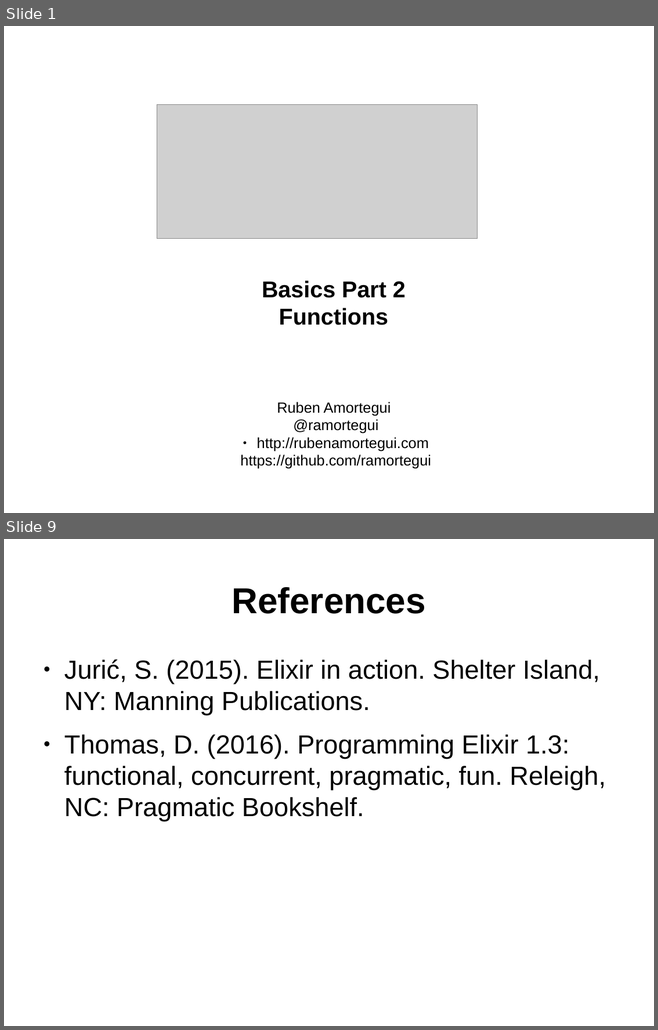
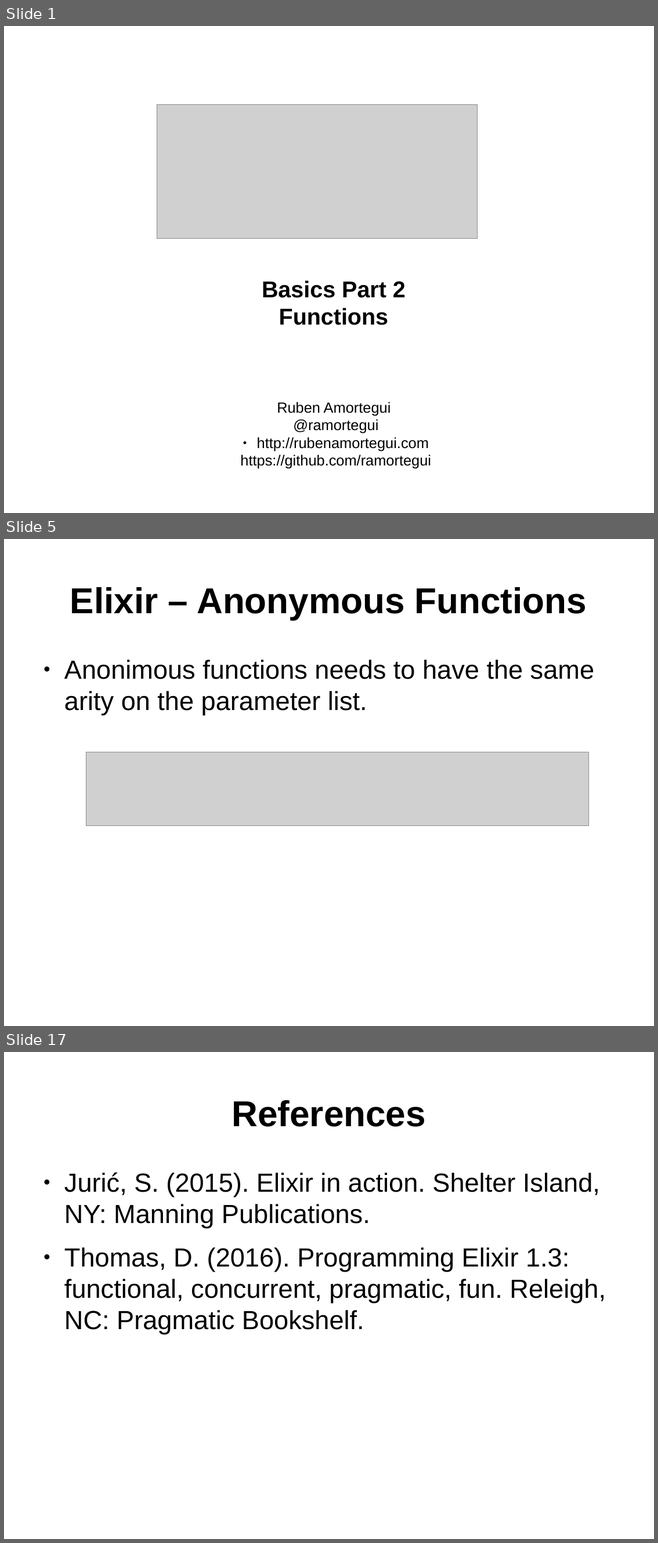
Before and after one commit to ramortegui/talks, a slide deck: elixir-basics-2.odp. Shown one above the other, each under a label of ours: slides 1 and 9 before the commit, slides 1, 5 and 17 after it; the slides between them are not shown. The pictures are 658x1030 and 658x1543 pixels, drawn with LibreOffice and Linux fonts; fonts in the diff are those of the drawing; grey boxes stand for pictures. Boxes give left, top, right and bottom in pixels: in the first picture for what was removed or moved away, otherwise in the second. Text is boxed around its words. In the diff, an @@ line names an element or a change of style, - is before the commit and + after.

Commit message:
Update agenda, add content for named,and anonymous functions.

```diff
--- a/elixir-basics-2.odp
+++ b/elixir-basics-2.odp
@@ slide 5 added at bbox=[4, 539, 654, 1026], background #FFFFFF @@
@@ title added at bbox=[70, 587, 586, 620], 44 pt, text #000000, bold @@
+Elixir – Anonymous Functions
@@ text added at bbox=[64, 660, 594, 715], 32 pt, text #000000 @@
+● Anonimous functions needs to have the same arity on the parameter list.
@@ picture added at bbox=[86, 752, 589, 826] @@
@@ what was slide 9 is now slide 17 @@
```
Also in this commit, not shown: 5 slides changed, 9 other slides added, 2 slides removed.
